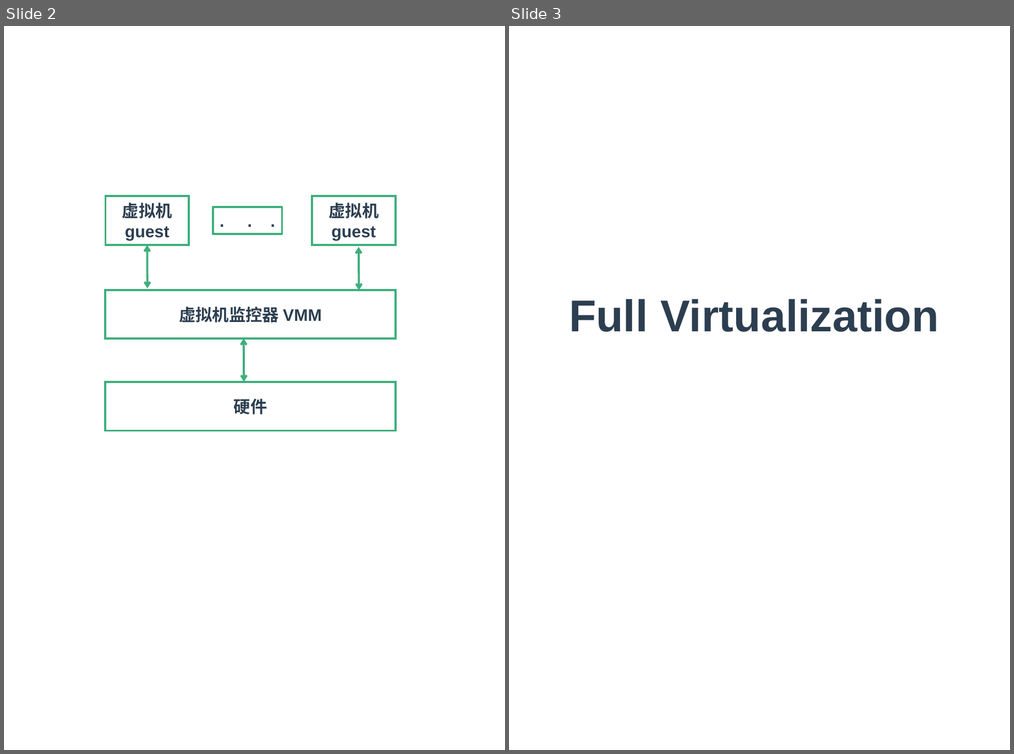
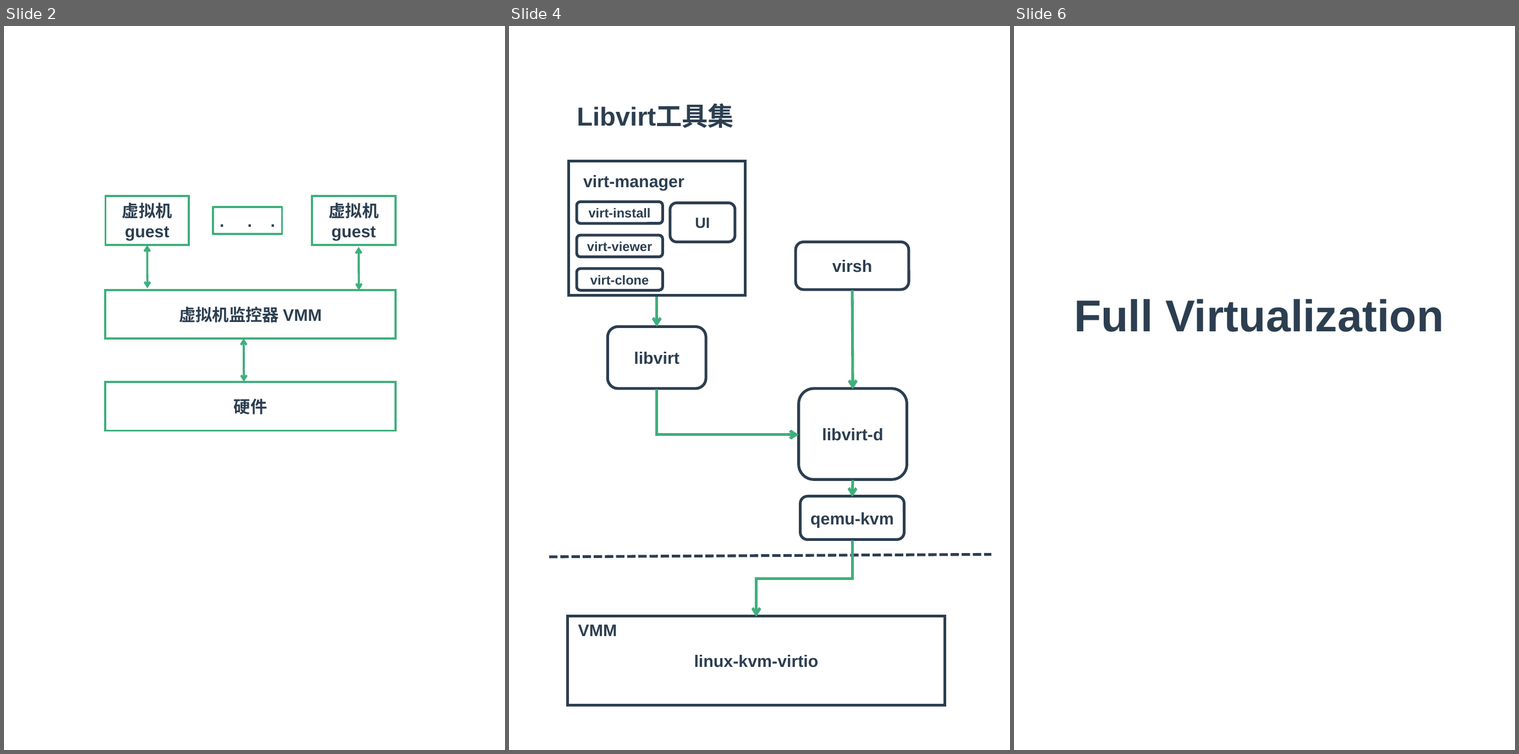
Before and after one commit to zaiqiang-dong/zaiqiang, a slide deck: picture/ppt/vitrualization/vitrualization.pptx. Shown side by side, each under a label of ours: slides 2 and 3 before the commit, slides 2, 4 and 6 after it; the slides between them are not shown. The pictures are 1014x754 and 1519x754 pixels, drawn with LibreOffice and Linux fonts; fonts in the diff are those of the drawing. Boxes give left, top, right and bottom in pixels: in the first picture for what was removed or moved away, otherwise in the second. Text is boxed around its words. In the diff, an @@ line names an element or a change of style, - is before the commit and + after.

```diff
--- a/picture/ppt/vitrualization/vitrualization.pptx
+++ b/picture/ppt/vitrualization/vitrualization.pptx
@@ slide 4 added at [509, 26, 1010, 750], background #FFFFFF @@
@@ text added at [577, 105, 734, 128], 28 pt, text #2C3E50, bold @@
+Libvirt工具集
@@ group added at [568, 161, 745, 296]: 4 rounded rectangles, 1 rectangle, 1 text @@
+virt-install
+virt-viewer
+virt-clone
+UI
+virt-manager
@@ rounded rectangle added at [796, 242, 908, 289], outline #2C3E50 3 pt, 18 pt, text #2C3E50, bold @@
+virsh
@@ arrow added from (656, 296) to (656, 327), #3EAF7C 3 pt @@
@@ arrow added from (852, 290) to (853, 389), #3EAF7C 3 pt @@
@@ rounded rectangle added at [608, 327, 706, 389], outline #2C3E50 3 pt, 18 pt, text #2C3E50, bold @@
+libvirt
@@ rounded rectangle added at [799, 388, 907, 479], outline #2C3E50 3 pt, 18 pt, text #2C3E50, bold @@
+libvirt-d
@@ elbow arrow added from (656, 389) to (799, 434), #3EAF7C 3 pt @@
@@ arrow added from (853, 480) to (852, 496), #3EAF7C 3 pt @@
@@ rounded rectangle added at [801, 496, 904, 539], outline #2C3E50 3 pt, 18 pt, text #2C3E50, bold @@
+qemu-kvm
@@ elbow arrow added from (852, 540) to (756, 617), #3EAF7C 3 pt @@
@@ line added from (549, 556) to (991, 554), #2C3E50 3 pt dashed @@
@@ rectangle added at [568, 616, 945, 705], outline #2C3E50 3 pt, 18 pt, text #2C3E50, bold @@
+linux-kvm-virtio
@@ text added at [578, 624, 617, 636], 18 pt, text #2C3E50, bold @@
+VMM
@@ what was slide 3 is now slide 6 @@
```
Also in this commit, not shown: 1 slide changed, 2 other slides added, 12 other files.
